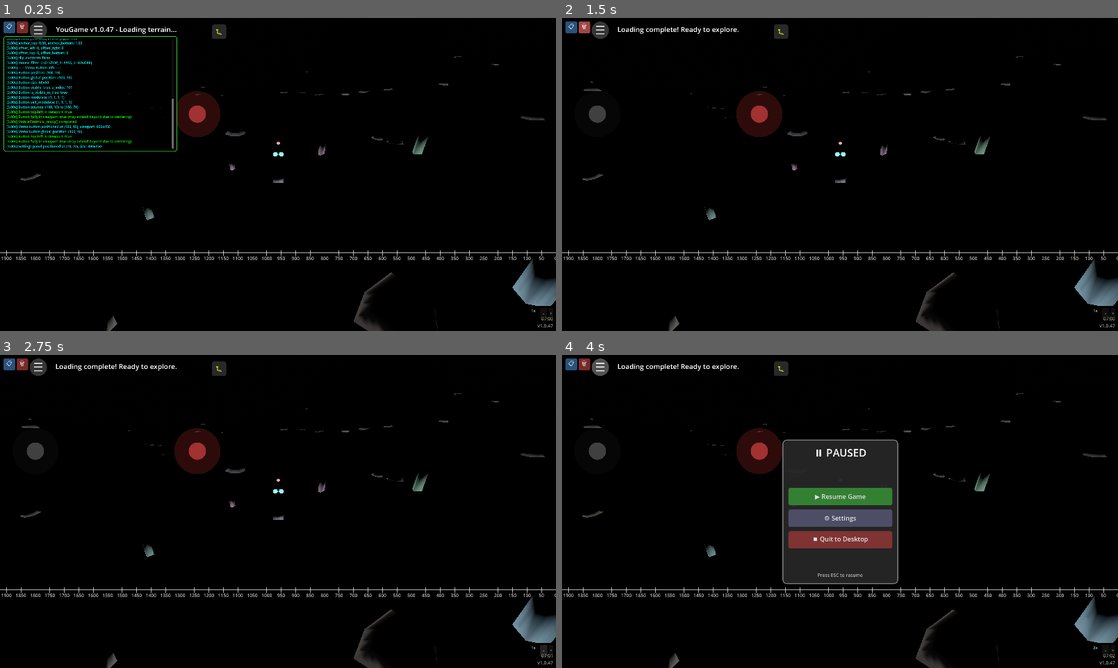
Above: before the commit, frames 1-4 (two rows, left to right).
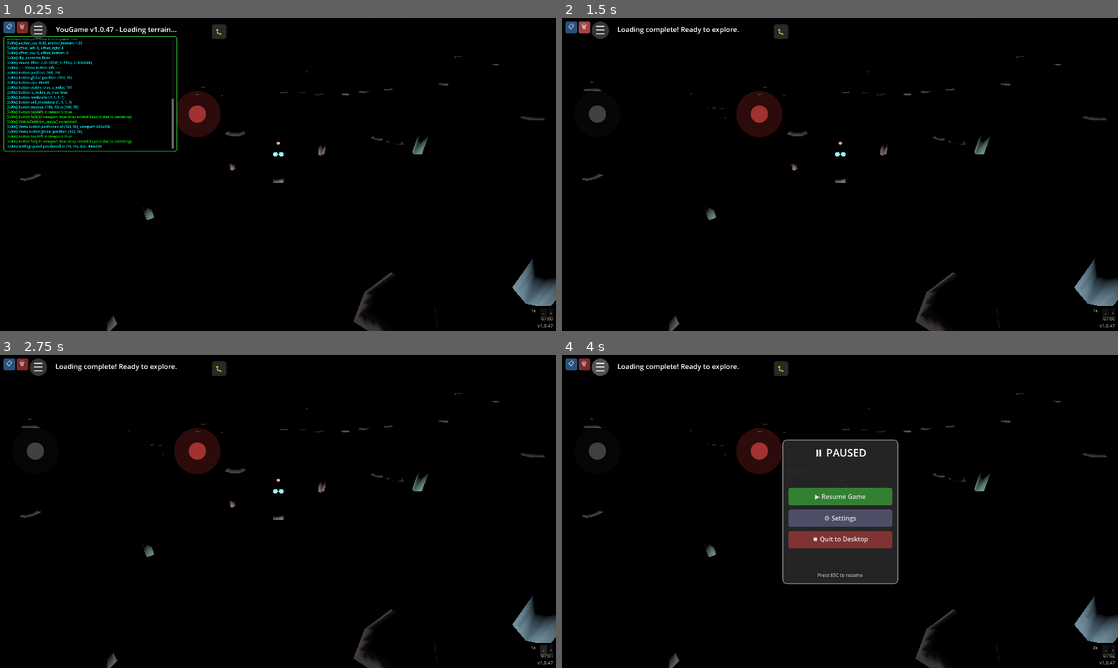
Above: after the commit, the same moments.

Repository: felix-dieterle/YouGame_godot4_public
Game: Godot game, scene res://scenes/main.tscn
The game is run twice, just before and just after one commit, with the same random seed, the same clock (stepped at 60 frames per second) and the same inputs.
Inputs:
- Up to frame 1 (0.25 s): no input
- Up to frame 2 (1.5 s): click "📋" at 0.5 s; click "🗑" at 1.25 s
- Up to frame 3 (2.75 s): click "-" at 2 s
- Up to frame 4 (4 s): click "+" at 2.75 s; click "☰" at 3.5 s

The runs differ from the first frame. In frame 1, 0.7% of the frame differs, in the area x 0-100%, y 74-78%; in frame 2, 0.7%; in frame 3, 0.7%; in frame 4, 0.7%.

Commit message:
Disable ruler overlay by default
Co-authored-by: felix-dieterle <1490062+felix-dieterle@users.noreply.github.com>

Diff:
--- a/scripts/pause_menu.gd
+++ b/scripts/pause_menu.gd
@@ -274,7 +274,7 @@
     settings_vbox.add_child(ruler_hbox)
 
     var ruler_checkbox = CheckBox.new()
-    ruler_checkbox.button_pressed = true  # Initially visible
+    ruler_checkbox.button_pressed = false  # Initially hidden
     ruler_checkbox.custom_minimum_size = Vector2(30, 30)
     ruler_checkbox.focus_mode = Control.FOCUS_NONE
     ruler_checkbox.toggled.connect(_on_ruler_toggled)
--- a/scripts/ruler_overlay.gd
+++ b/scripts/ruler_overlay.gd
@@ -4,7 +4,7 @@
 # Ruler overlay - displays a horizontal line with markers every 50 pixels
 # Starting from the right edge at lower quarter (75% down) to the left edge
 
-var is_visible: bool = true  # Initially visible
+var is_visible: bool = false  # Initially hidden
 const MARKER_SPACING: int = 50  # Markers every 50 pixels
 const LABEL_OFFSET: float = 15.0  # Offset for label below the marker
 
--- a/tests/test_ruler_overlay.gd
+++ b/tests/test_ruler_overlay.gd
@@ -60,19 +60,19 @@
 
 		# Test visibility state management
 		var initial_state = ruler.get_visible_state()
-		if initial_state == true:
-			print("  PASS: RulerOverlay is initially visible")
+		if initial_state == false:
+			print("  PASS: RulerOverlay is initially hidden")
 		else:
-			print("  FAIL: RulerOverlay should be initially visible")
+			print("  FAIL: RulerOverlay should be initially hidden")
 
-		ruler.set_visible_state(false)
-		if ruler.get_visible_state() == false:
-			print("  PASS: RulerOverlay visibility state can be set to false")
+		ruler.set_visible_state(true)
+		if ruler.get_visible_state() == true:
+			print("  PASS: RulerOverlay visibility state can be set to true")
 		else:
-			print("  FAIL: RulerOverlay visibility state should be false")
+			print("  FAIL: RulerOverlay visibility state should be true")
 
 		ruler.toggle_visibility()
-		if ruler.get_visible_state() == true:
+		if ruler.get_visible_state() == false:
 			print("  PASS: RulerOverlay visibility can be toggled")
 		else:
 			print("  FAIL: RulerOverlay visibility toggle failed")
